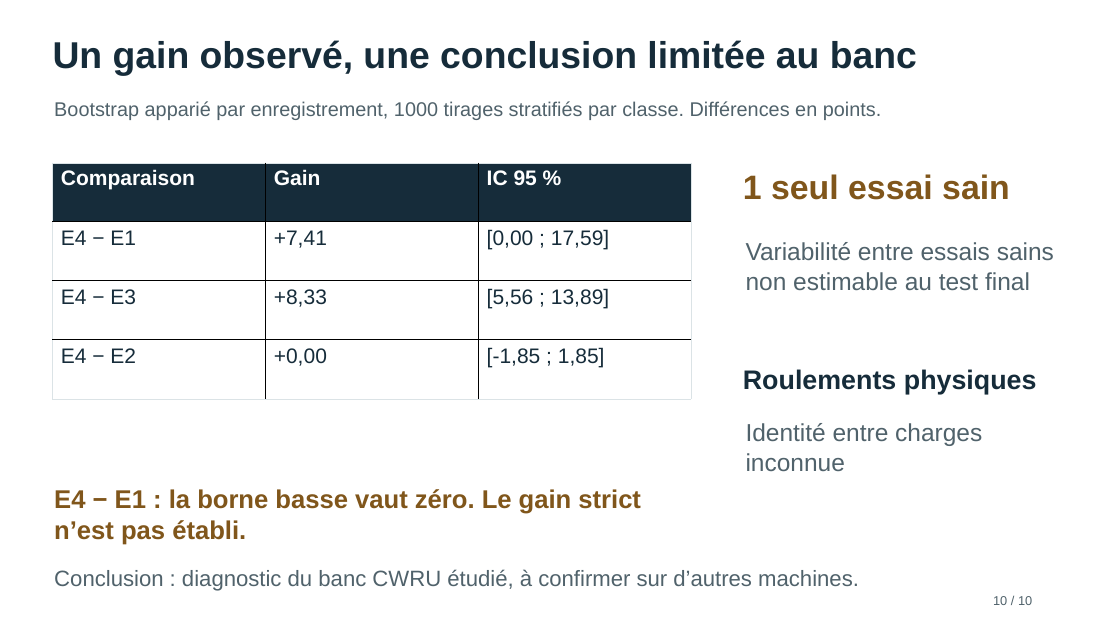
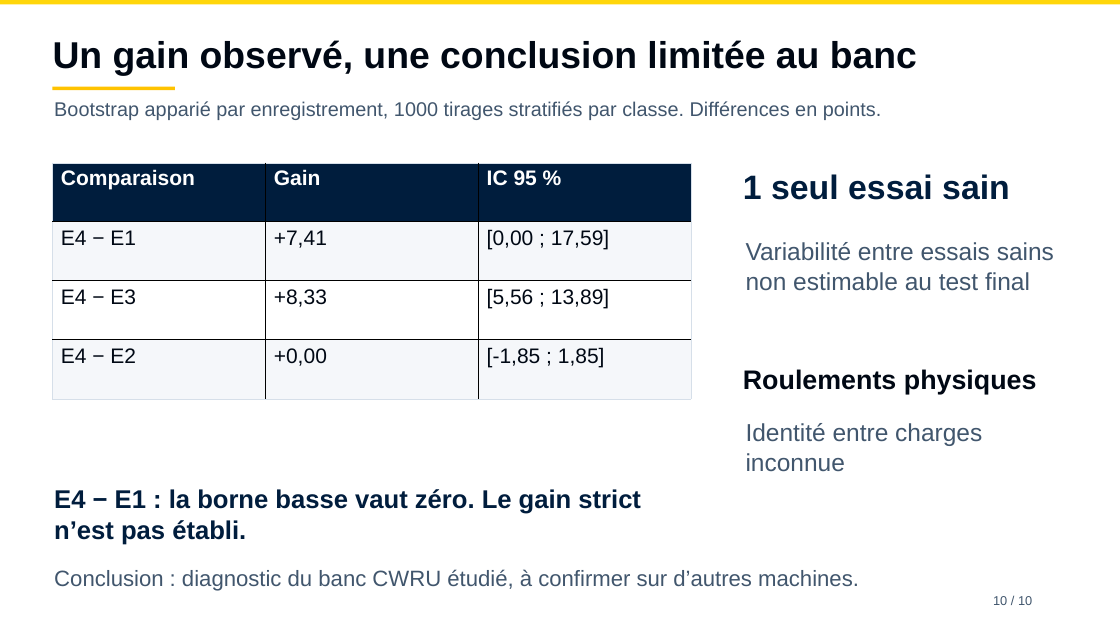
Before and after one commit to Lavdal-Yahya/IoT-mini-project, a slide deck: slide 10 of presentation/dashboard/diagnostic_dashboard.pptx. Drawn at 1120x630 pixels with LibreOffice and Linux fonts; fonts in the diff are those of the drawing. Boxes give left, top, right and bottom in pixels: in the first picture for what was removed or moved away, otherwise in the second. Text is boxed around its words. In the diff, an @@ line names an element or a change of style, - is before the commit and + after.

```diff
--- a/presentation/dashboard/diagnostic_dashboard.pptx
+++ b/presentation/dashboard/diagnostic_dashboard.pptx
@@ rectangle added at box(0, 0, 1120, 4), fill #FFD60A @@
@@ text "Un gain observé, une conclusion ..." at box(53, 40, 917, 76): text colour #162C3A to #000814 @@
@@ rectangle added at box(52, 87, 175, 90), fill #FFC300 @@
@@ table at box(52, 163, 690, 399) @@
@@ fill #162C3A to #001D3D in row 1 @@
@@ fill #FFFFFF to #F5F7FA in 6 cells @@
@@ text colour #162C3A to #000814 in "E4 − E1", "+7,41", "[0,00 ; 17,59]", "E4 − E3" and 5 more places @@
@@ borders changed @@
@@ text "1 seul essai sain" at box(743, 174, 1010, 200): text colour #80561B to #001D3D @@
@@ text "Roulements physiques" at box(743, 369, 1037, 394): text colour #162C3A to #000814 @@
@@ text "E4 − E1 : la ..." at box(54, 489, 641, 545): text colour #80561B to #001D3D @@
@@ text colour #50626B to #41566D in 5 elements at box(54, 101, 881, 120), box(993, 596, 1032, 605), box(746, 242, 1054, 291), box(746, 423, 982, 472), box(54, 569, 859, 591) @@
```
Also in this commit, not shown: 9 other slides changed, 37 other files.
